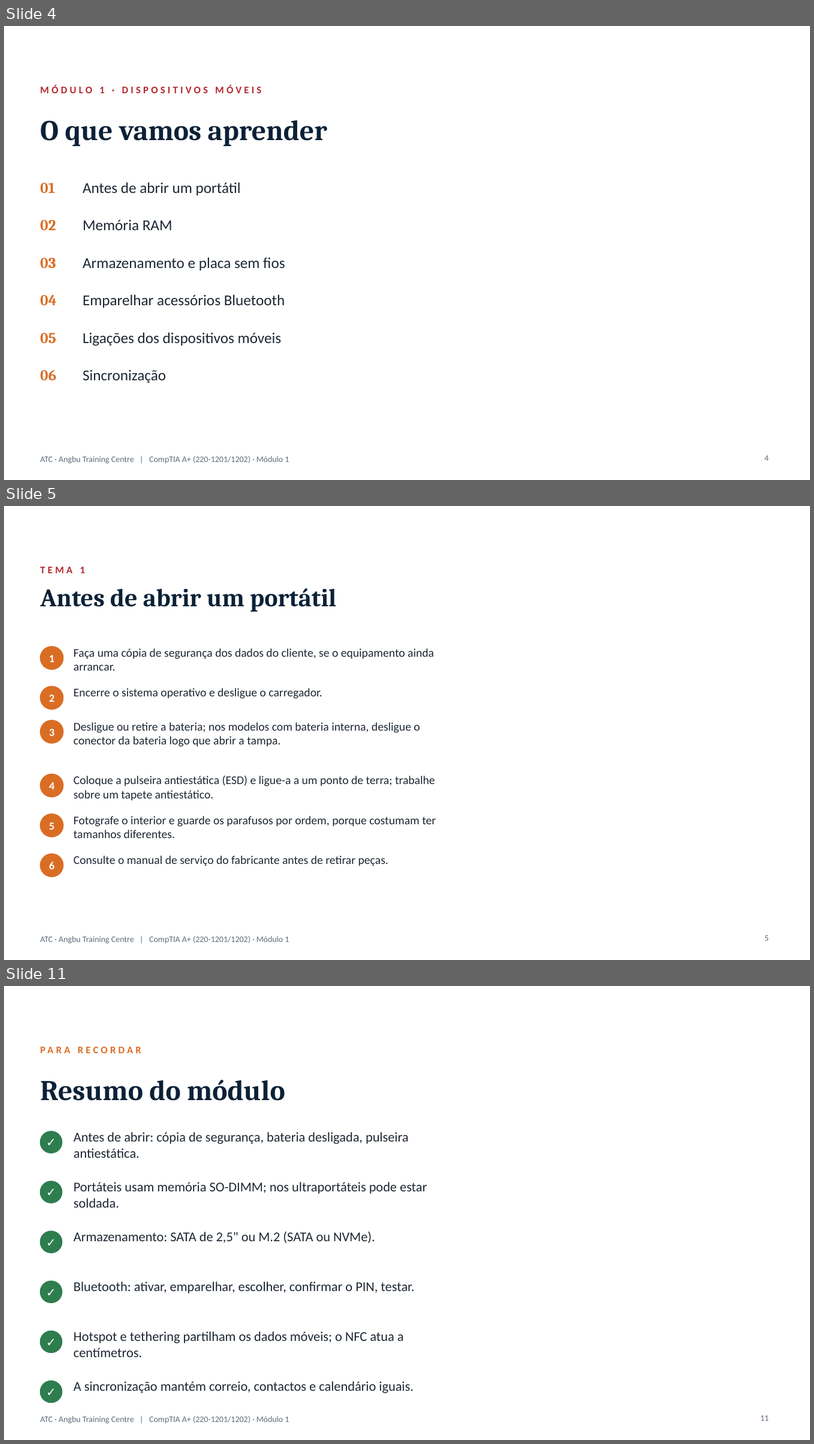
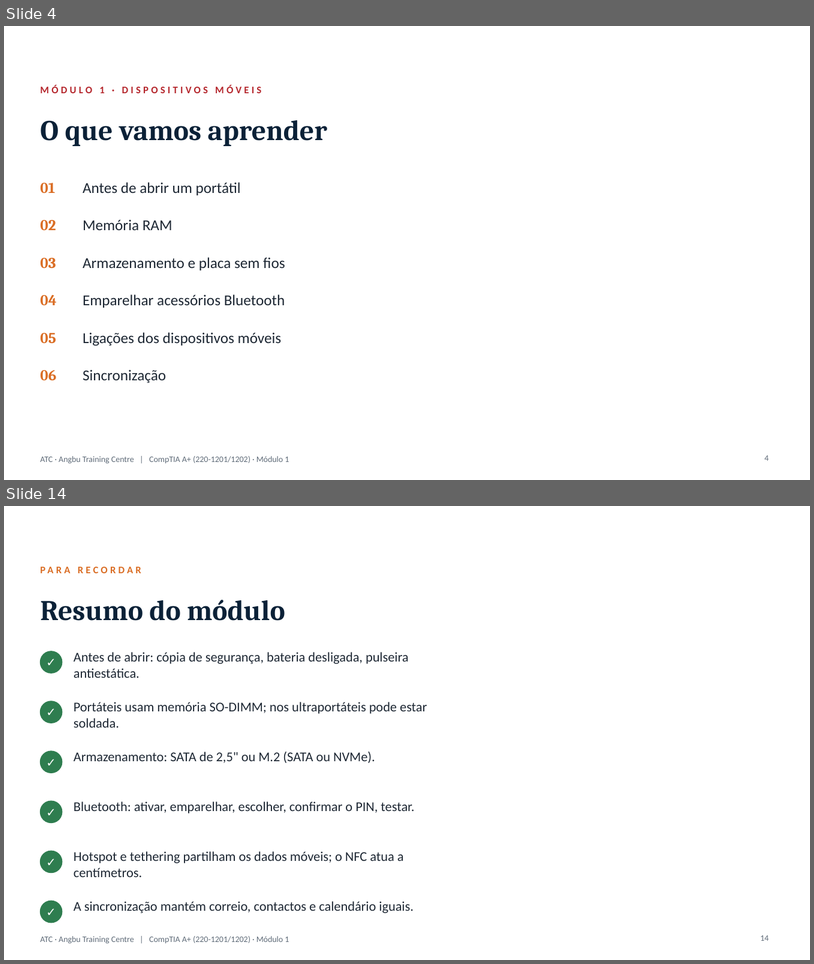
Before and after one commit to almeidaojose36/atc_lms, a slide deck: producao/apresentacoes/CompTIA_A+_Modulo1.pptx. Shown one above the other, each under a label of ours: slides 4, 5 and 11 before the commit, slides 4 and 14 after it; the slides between them are not shown. The pictures are 814x1444 and 814x964 pixels, drawn with LibreOffice and Linux fonts; fonts in the diff are those of the drawing; background and template pictures are left out. Boxes give left, top, right and bottom in pixels: in the first picture for what was removed or moved away, otherwise in the second. Text is boxed around its words. In the diff, an @@ line names an element or a change of style, - is before the commit and + after.

```diff
--- a/producao/apresentacoes/CompTIA_A+_Modulo1.pptx
+++ b/producao/apresentacoes/CompTIA_A+_Modulo1.pptx
@@ slide 5 removed at (4,506,810,960), background picture (left out); not listed: 1 template element that a slide beside it also shows @@
@@ text removed at (40,567,85,573) @@
-TEMA 1
@@ text removed at (40,588,336,612) @@
-Antes de abrir um portátil
@@ ellipse removed at (40,646,63,669) @@
@@ text removed at (74,648,434,670) @@
-Faça uma cópia de segurança dos dados do cliente, se o equipamento ainda arrancar.
@@ text removed at (49,655,54,662) @@
-1
@@ ellipse removed at (40,686,63,709) @@
@@ text removed at (49,694,54,702) @@
-2
@@ text removed at (74,688,322,699) @@
-Encerre o sistema operativo e desligue o carregador.
@@ ellipse removed at (40,720,63,743) @@
@@ text removed at (49,729,54,736) @@
-3
@@ text removed at (74,722,420,747) @@
-Desligue ou retire a bateria; nos modelos com bateria interna, desligue o conector da bateria logo que abrir a tampa.
@@ ellipse removed at (40,774,63,797) @@
@@ text removed at (74,775,435,800) @@
-Coloque a pulseira antiestática (ESD) e ligue-a a um ponto de terra; trabalhe sobre um tapete antiestático.
@@ text removed at (49,782,54,789) @@
-4
@@ ellipse removed at (40,814,63,837) @@
@@ text removed at (49,822,54,829) @@
-5
@@ text removed at (74,816,436,838) @@
-Fotografe o interior e guarde os parafusos por ordem, porque costumam ter tamanhos diferentes.
@@ ellipse removed at (40,854,63,877) @@
@@ text removed at (49,861,54,869) @@
-6
@@ text removed at (74,855,389,866) @@
-Consulte o manual de serviço do fabricante antes de retirar peças.
@@ page number removed at (765,935,769,940) @@
-5
@@ what was slide 11 is now slide 14 @@
@@ page number at (761,935,769,940): text changed @@
-11
+14
```
Also in this commit, not shown: 4 slides changed, 5 slides added, 1 other slide removed, 27 other files.
